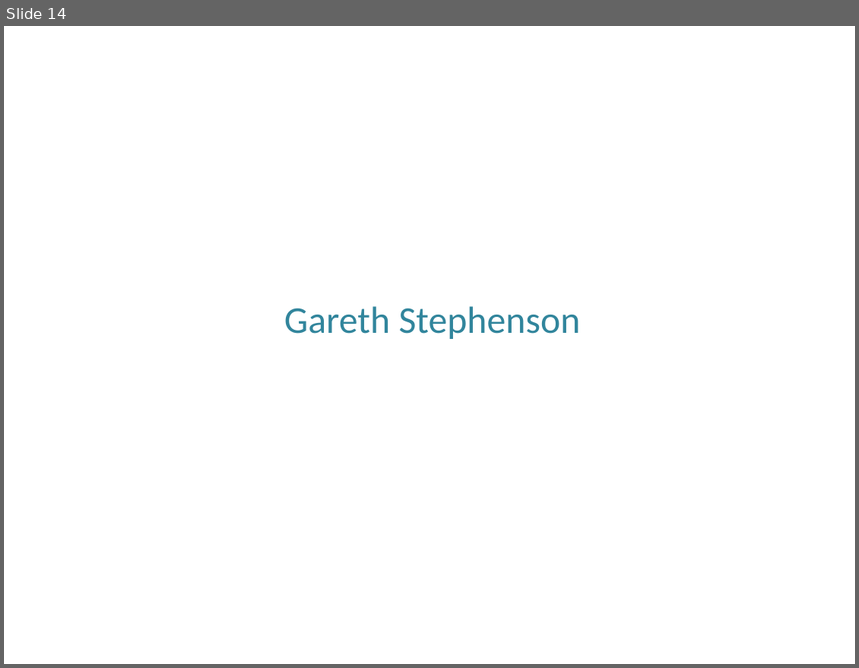
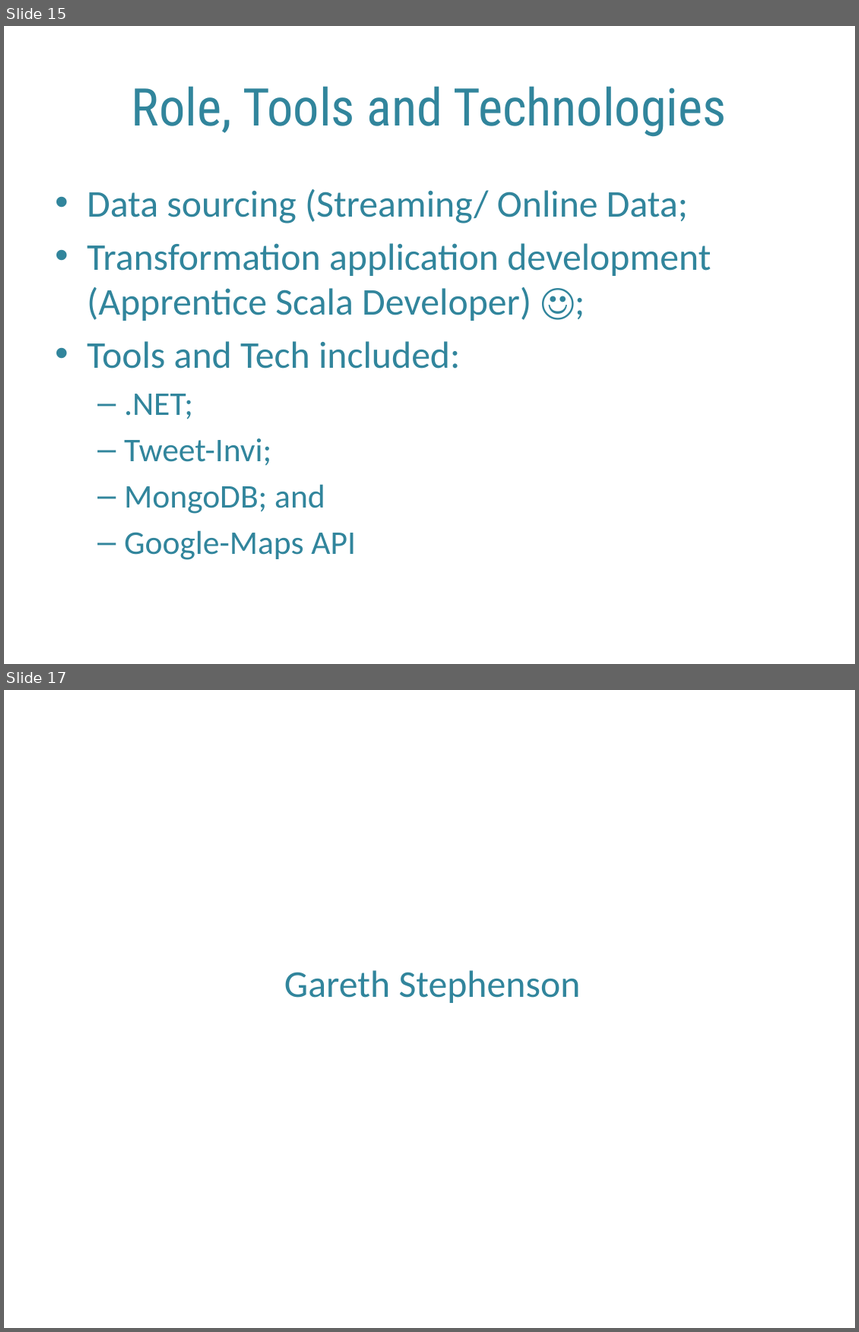
Before and after one commit to garethstephenson/ELEN7046_Group2_2016, a slide deck: documentation/ELEN7046 Group 2 - Group Presention.pptx. Shown one above the other, each under a label of ours: slide 14 before the commit, slides 15 and 17 after it; the slides between them are not shown. The pictures are 859x668 and 859x1332 pixels, drawn with LibreOffice and Linux fonts; fonts in the diff are those of the drawing; background and template pictures are left out. Boxes give left, top, right and bottom in pixels: in the first picture for what was removed or moved away, otherwise in the second. Text is boxed around its words. In the diff, an @@ line names an element or a change of style, - is before the commit and + after.

```diff
--- a/documentation/ELEN7046 Group 2 - Group Presention.pptx
+++ b/documentation/ELEN7046 Group 2 - Group Presention.pptx
@@ slide 15 added at <box>4,26,855,664</box>, background #FFFFFF @@
@@ title added at <box>132,86,727,137</box>, 44 pt, text #31859C @@
+Role, Tools and Technologies
@@ text added at <box>87,189,711,560</box>, 32 pt, text #31859C @@
+• Data sourcing (Streaming/ Online Data;
+• Transformation application development (Apprentice Scala Developer) ☺;
+• Tools and Tech included:
+  – .NET;
+  – Tweet-Invi;
+  – MongoDB; and
+  – Google-Maps API
@@ what was slide 14 is now slide 17 @@
```
Also in this commit, not shown: 11 slides changed, 10 other slides added, 2 slides removed.
